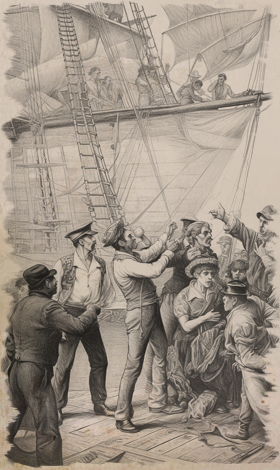
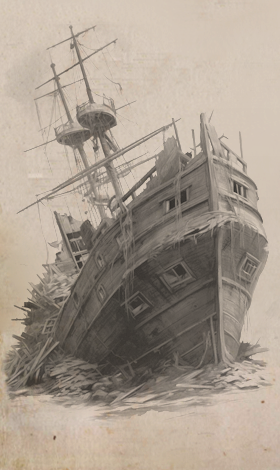
Revision of a layered 280 × 470 image; what changed, layer by layer:
added layer "Layer 5" (multiply) above "Layer 2" over (0, 24, 280, 447)
hid "Layer 2" over (0, 0, 280, 468)
